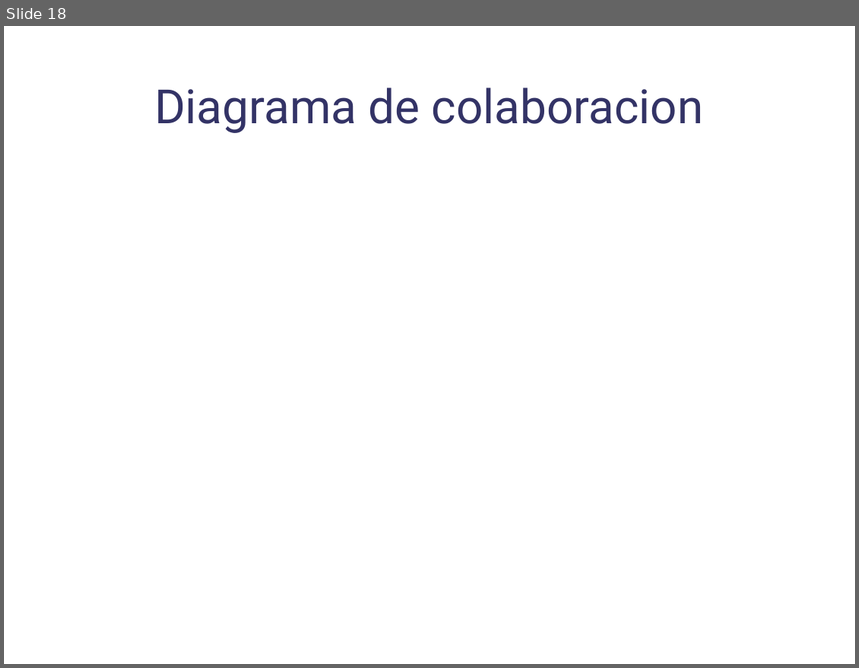
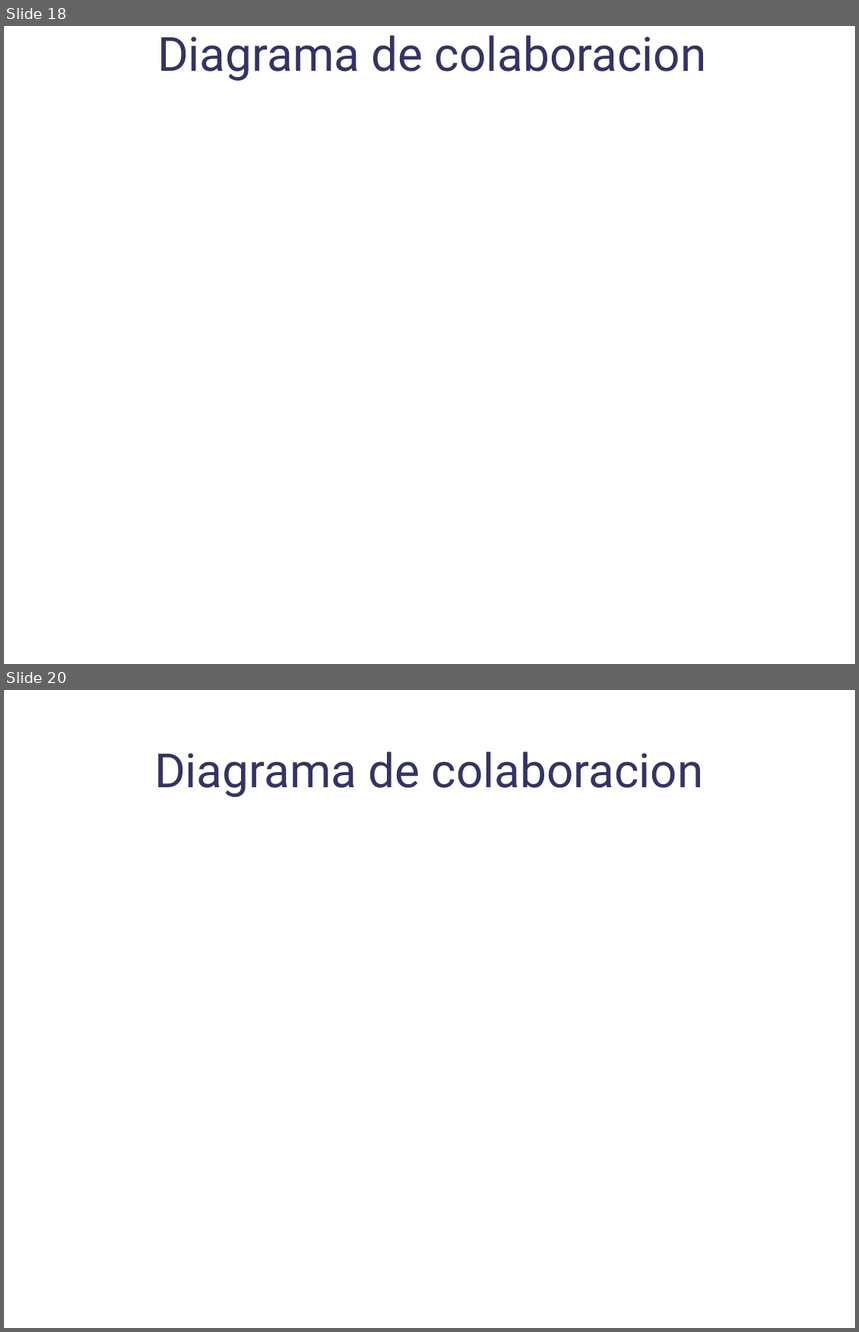
Before and after one commit to danoco78/touchteam, a slide deck: 2_iteracion/Planificacion/InformacionPresentacion/[Sergio] Presentacion-Analisis.odp. Shown one above the other, each under a label of ours: slide 18 before the commit, slides 18 and 20 after it; the slides between them are not shown. The pictures are 859x668 and 859x1332 pixels, drawn with LibreOffice and Linux fonts; fonts in the diff are those of the drawing; background and template pictures are left out. Boxes give left, top, right and bottom in pixels: in the first picture for what was removed or moved away, otherwise in the second. Text is boxed around its words. In the diff, an @@ line names an element or a change of style, - is before the commit and + after.

```diff
--- a/2_iteracion/Planificacion/InformacionPresentacion/[Sergio] Presentacion-Analisis.odp
+++ b/2_iteracion/Planificacion/InformacionPresentacion/[Sergio] Presentacion-Analisis.odp
@@ slide 18 added at box(4, 26, 855, 664), background picture (left out) @@
@@ title added at box(158, 35, 707, 81), 44 pt, text #333366 @@
+Diagrama de colaboracion
@@ what was slide 18 is now slide 20 @@
```
Also in this commit, not shown: 4 slides changed.
